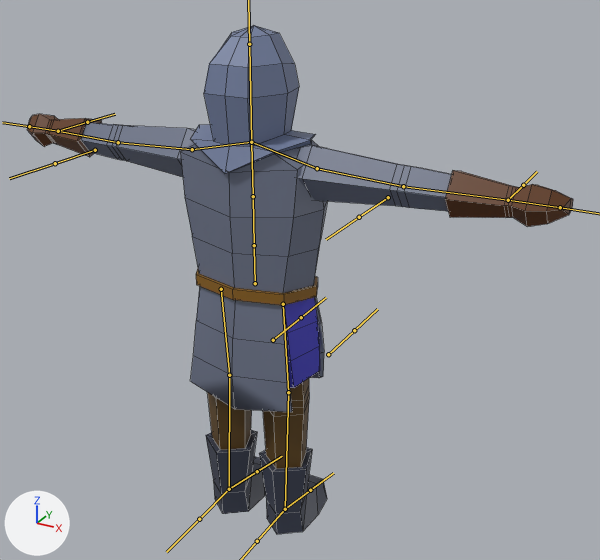
The FBX model Assets/Models/swordsman.fbx: old version first, new version second.
One viewpoint serves both versions: a 50 mm lens placed at (1.48, -2.35, 2.26), pointed at (0.11, 0.14, 1.02). The lights are fixed; the arrows at lower left show +X, +Y and +Z. Both versions are drawn at frame 1 of the action 'Armature|TPose'; the numbers are the values there. The bones that bend it are drawn over the model as lines. Mesh edges are drawn as thin lines.

Objects in the first picture: 'Body'.
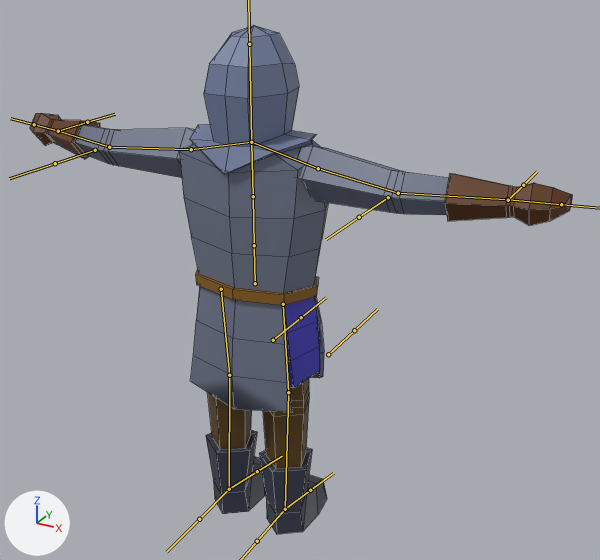
Location of each change, (x1, y1, x2, y2) in pixels of the pictures (600 x 560 px):
'Body', posed: before (27, 25, 573, 534); after (30, 25, 573, 534)
bone 'UpperArm.L', root to tip: before (192, 149) to (118, 142); after (191, 149) to (109, 147)
bone 'LowerArm.L', root to tip: before (118, 142) to (58, 131); after (109, 147) to (58, 131)
bone 'UpperArm.R', root to tip: before (317, 168) to (403, 186); after (318, 168) to (398, 193)
bone 'LowerArm.R', root to tip: before (403, 186) to (508, 200); after (398, 193) to (507, 199)

Patch to the scene script:
```diff
--- a/Assets/Models/swordsman.fbx.py
+++ b/Assets/Models/swordsman.fbx.py
@@ bone_spine1 @@
 bone_spine1 = bpy.data.objects['Armature'].pose.bones['Spine1']  # child of 'Root'
-bone_spine1.scale = (1.0, 1.0, 1.0)
+bone_spine1.scale = (1.02, 1.0, 1.02)
@@ bone_upperarm_l @@
 bone_upperarm_l = bpy.data.objects['Armature'].pose.bones['UpperArm.L']  # child of 'Shoulder.L'
-bone_upperarm_l.rotation_quaternion = (1.0, 0.0, -0.012, 0.001)  # degrees (0, -1, 0)
+bone_upperarm_l.rotation_quaternion = (0.997, 0.072, -0.012, 0.012)  # degrees (8, -1, 1)
@@ bone_lowerarm_l @@
 bone_lowerarm_l = bpy.data.objects['Armature'].pose.bones['LowerArm.L']  # child of 'UpperArm.L'
-bone_lowerarm_l.rotation_quaternion = (1.0, 0.0, 0.0, 0.0)  # degrees (0, 0, 0)
+bone_lowerarm_l.rotation_quaternion = (0.989, -0.143, 0.0, -0.019)  # degrees (-16, 0, -2)
@@ bone_upperarm_r @@
 bone_upperarm_r = bpy.data.objects['Armature'].pose.bones['UpperArm.R']  # child of 'Shoulder.R'
-bone_upperarm_r.rotation_quaternion = (1.0, 0.0, 0.012, -0.001)  # degrees (0, 1, 0)
+bone_upperarm_r.rotation_quaternion = (0.997, 0.072, 0.012, -0.012)  # degrees (8, 1, -1)
@@ bone_lowerarm_r @@
 bone_lowerarm_r = bpy.data.objects['Armature'].pose.bones['LowerArm.R']  # child of 'UpperArm.R'
-bone_lowerarm_r.rotation_quaternion = (1.0, 0.0, 0.0, 0.0)  # degrees (0, 0, 0)
+bone_lowerarm_r.rotation_quaternion = (0.989, -0.143, 0.0, 0.019)  # degrees (-16, 0, 2)
```
